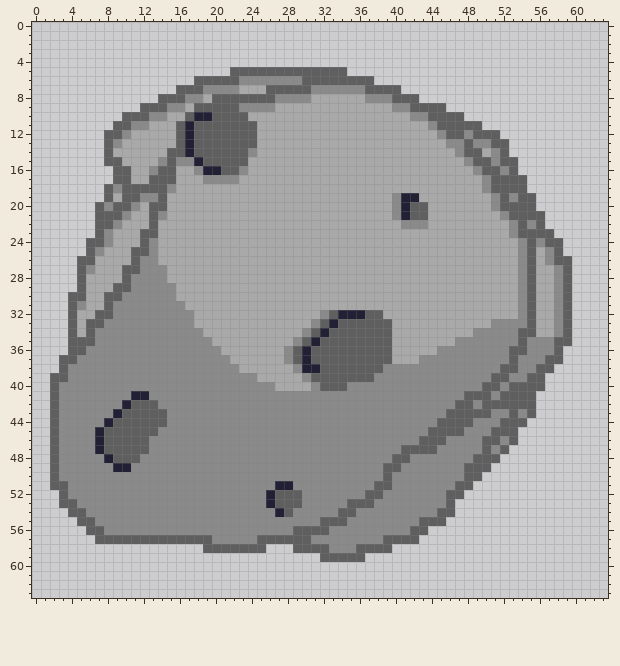
Edited in one commit: pixel-art file (assets_src/asteroids.aseprite). Above: the version before the commit.
64x64 pixels, 1 frame.
After:
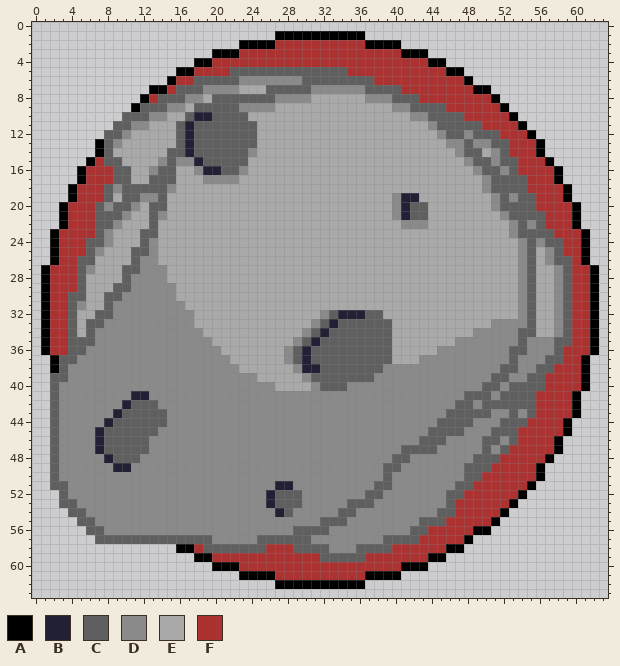
Palette (. is transparent): A #000000  B #222034  C #5f5f5f  D #8a8a8a  E #a9a9a9  F #ac3232
What changed:
layer "Layer 5" added
Changed rows in their new state; - is an unchanged pixel.
Layer "Layer 5":
first column x 1:
 1 --------------------------AAAAAAAAAA--------------------------
 2 ----------------------AAAAFFFFFFFFFFAAAA----------------------
 3 -------------------AAAFFFFFFFFFFFFFFFFFFAAA-------------------
 4 -----------------AAFFFFFFFFFFFFFFFFFFFFFFFFAA-----------------
 5 ---------------AAFFFF-------------FFFFFFFFFFFAA---------------
 6 --------------AFF--------------------FFFFFFFFFFA--------------
 7 ------------AAF-------------------------FFFFFFFFAA------------
 8 -----------AF-----------------------------FFFFFFFFA-----------
 9 ----------A----------------------------------FFFFFFA----------
10 -----------------------------------------------FFFFFA---------
11 -------------------------------------------------FFFFA--------
12 ---------------------------------------------------FFFA-------
13 ------A---------------------------------------------FFFA------
14 ------A---------------------------------------------FFFA------
15 -----AF----------------------------------------------FFFA-----
16 ----AFFF---------------------------------------------FFFFA----
17 ----AFFF----------------------------------------------FFFA----
18 ---AFFF-----------------------------------------------FFFFA---
19 ---AFFF------------------------------------------------FFFA---
20 --AFFF-------------------------------------------------FFFFA--
21 --AFFF--------------------------------------------------FFFA--
22 --AFFF--------------------------------------------------FFFA--
23 -AFFFF---------------------------------------------------FFFA-
24 -AFFF-----------------------------------------------------FFA-
25 -AFFF-----------------------------------------------------FFA-
26 -AFF-------------------------------------------------------FA-
27 AFFF-------------------------------------------------------FFA
28 AFFF-------------------------------------------------------FFA
29 AFFF-------------------------------------------------------FFA
30 AFF--------------------------------------------------------FFA
31 AFF--------------------------------------------------------FFA
32 AFF--------------------------------------------------------FFA
33 AFF--------------------------------------------------------FFA
34 AFF--------------------------------------------------------FFA
35 AFF--------------------------------------------------------FFA
36 AFF-------------------------------------------------------FFFA
37 -A--------------------------------------------------------FFA-
38 -A-------------------------------------------------------FFFA-
39 --------------------------------------------------------FFFFA-
40 --------------------------------------------------------FFFFA-
41 -------------------------------------------------------FFFFA--
42 -------------------------------------------------------FFFFA--
43 -------------------------------------------------------FFFFA--
44 ------------------------------------------------------FFFFA---
45 -----------------------------------------------------FFFFFA---
46 -----------------------------------------------------FFFFA----
47 ----------------------------------------------------FFFFFA----
48 ---------------------------------------------------FFFFFA-----
49 --------------------------------------------------FFFFFA------
50 -------------------------------------------------FFFFFFA------
51 ------------------------------------------------FFFFFFA-------
52 -----------------------------------------------FFFFFFA--------
53 ----------------------------------------------FFFFFFA---------
54 ----------------------------------------------FFFFFA----------
55 ---------------------------------------------FFFFFA-----------
56 -------------------------------------------FFFFFAA------------
57 ------------------------------------------FFFFFA--------------
58 ---------------AAF-------FFF-----------FFFFFFAA---------------
59 -----------------AAFFFFFFFFFFFF-----FFFFFFFAA-----------------
60 -------------------AAAFFFFFFFFFFFFFFFFFFAAA-------------------
61 ----------------------AAAAFFFFFFFFFFAAAA----------------------
62 --------------------------AAAAAAAAAA--------------------------
Where, in picture pixels (left, top, right, bottom), the same in both pictures:
added: (41, 31, 599, 589)
